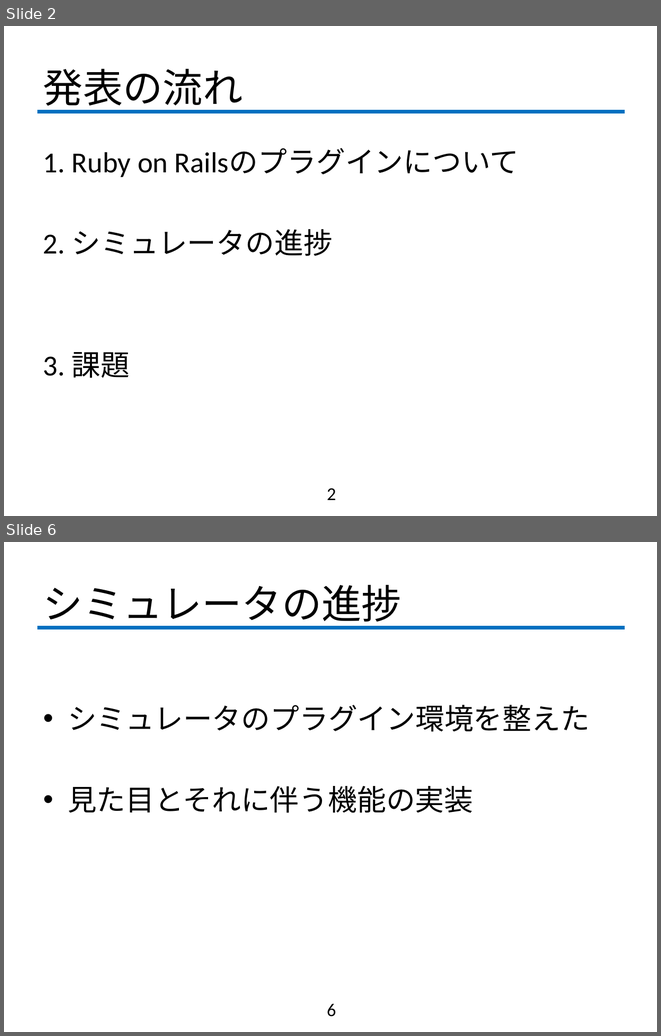
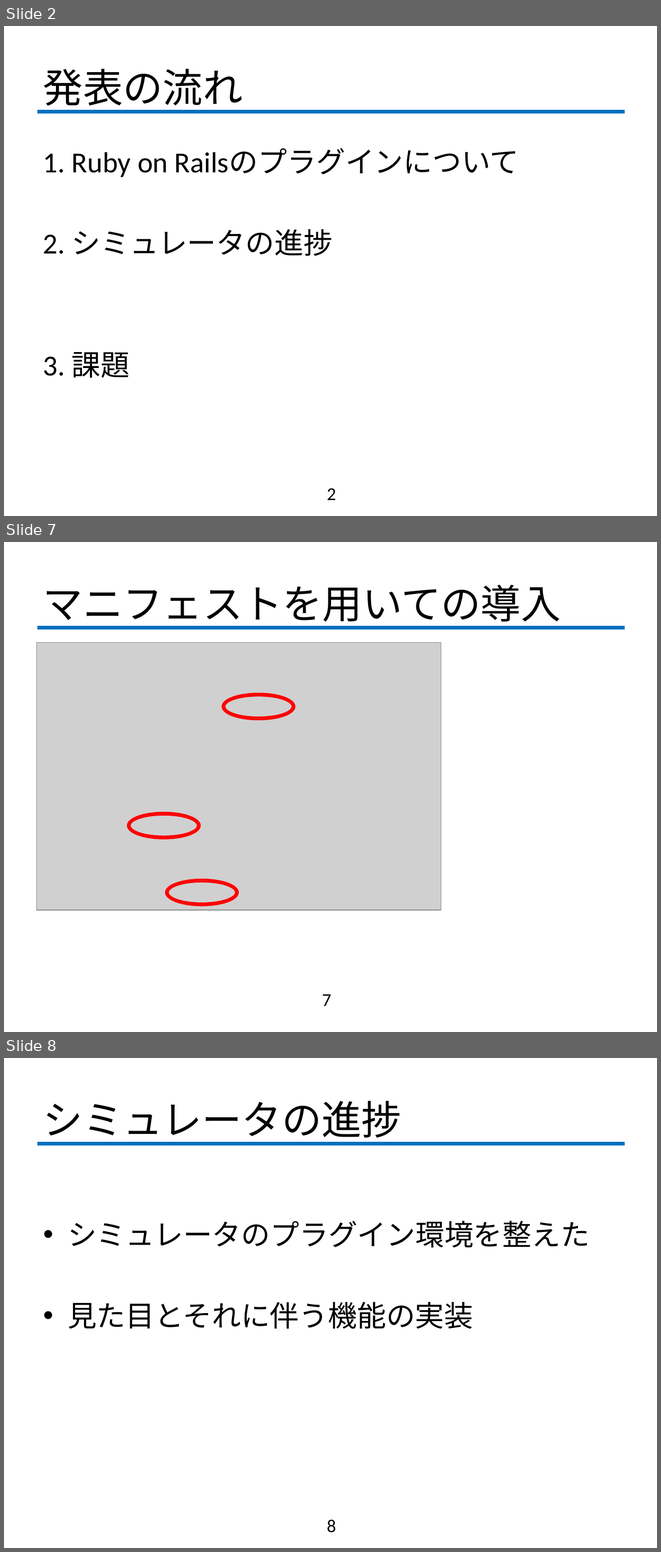
Before and after one commit to fujiLabo/fuji_simu, a slide deck: 1005進捗.pptx. Shown one above the other, each under a label of ours: slides 2 and 6 before the commit, slides 2, 7 and 8 after it; the slides between them are not shown. The pictures are 661x1036 and 661x1552 pixels, drawn with LibreOffice and Linux fonts; fonts in the diff are those of the drawing; grey boxes stand for pictures; background and template pictures are left out. Boxes give left, top, right and bottom in pixels: in the first picture for what was removed or moved away, otherwise in the second. Text is boxed around its words. In the diff, an @@ line names an element or a change of style, - is before the commit and + after.

```diff
--- a/1005進捗.pptx
+++ b/1005進捗.pptx
@@ slide 7 added at [4, 542, 657, 1032], background #FFFFFF; not listed: 1 template element that a slide beside it also shows @@
@@ title added at [43, 584, 560, 628], 44 pt, text #000000 @@
+マニフェストを用いての導入
@@ picture added at [37, 643, 441, 910] @@
@@ donut added at [223, 694, 294, 719], fill #C0504D, outline #FF0000 2 pt @@
@@ donut added at [128, 812, 200, 838], fill #C0504D, outline #FF0000 2 pt @@
@@ donut added at [166, 880, 238, 905], fill #C0504D, outline #FF0000 2 pt @@
@@ page number added at [322, 994, 331, 1006], 20 pt, text #000000 @@
+7
@@ what was slide 6 is now slide 8 @@
@@ page number at [327, 1519, 336, 1532]: text changed @@
-6
+8
```
Also in this commit, not shown: 3 slides changed, 2 other slides added, 1 slide removed, 1 other file.
